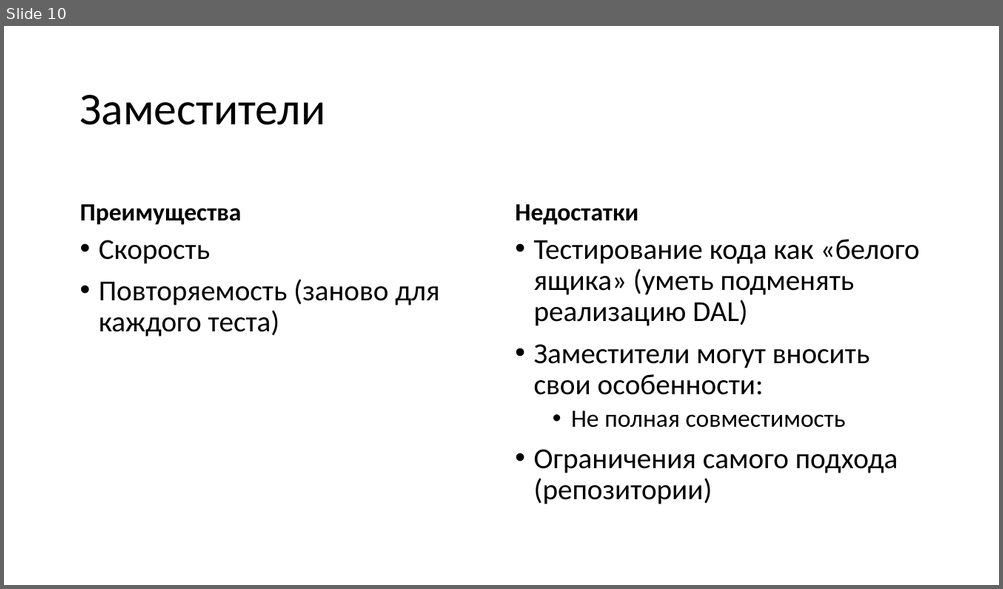
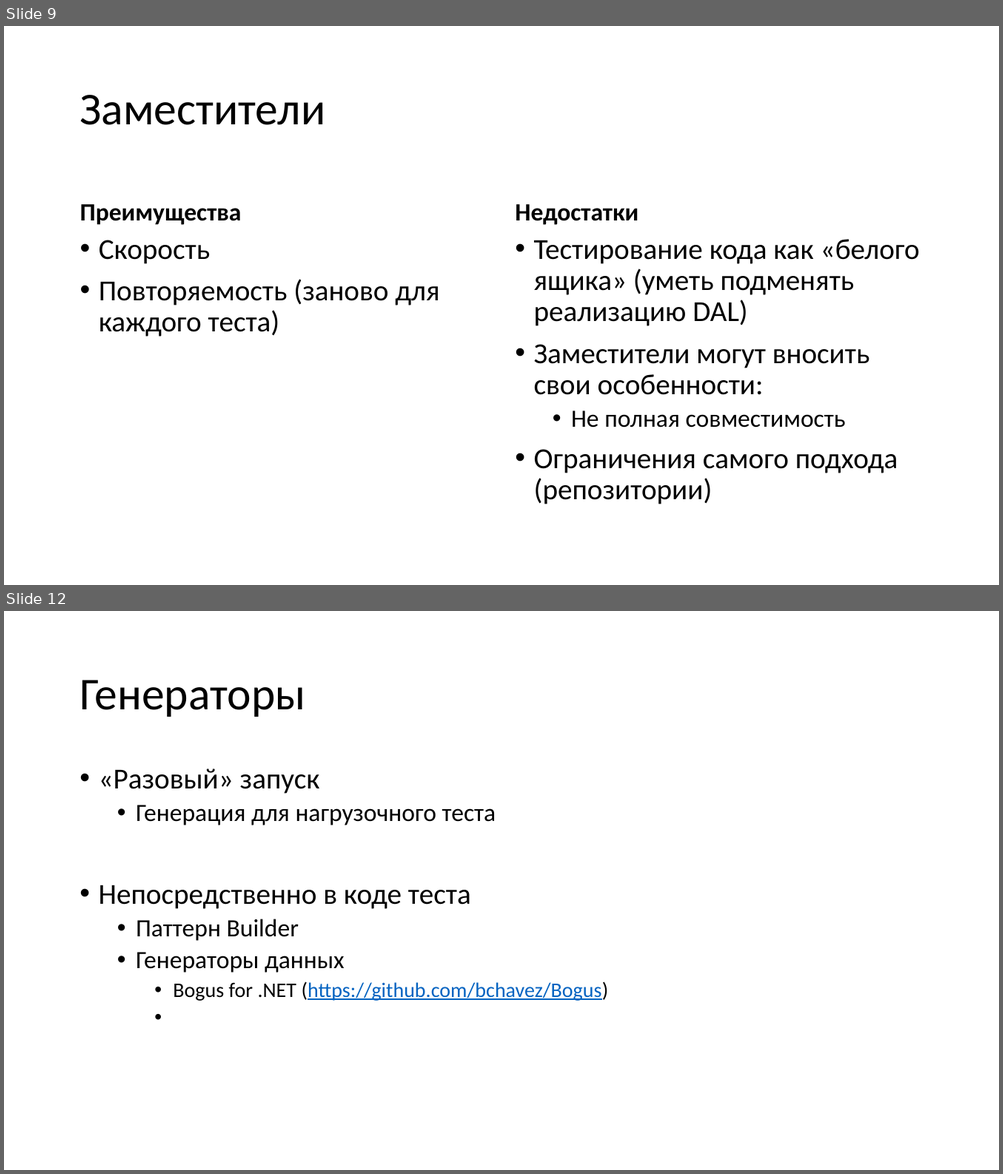
Before and after one commit to MihailRomanov/DevTools_Course, a slide deck: Lections/04_Integration_tests.pptx. Shown one above the other, each under a label of ours: slide 10 before the commit, slides 9 and 12 after it; the slides between them are not shown. The pictures are 1003x589 and 1003x1174 pixels, drawn with LibreOffice and Linux fonts; fonts in the diff are those of the drawing. Boxes give left, top, right and bottom in pixels: in the first picture for what was removed or moved away, otherwise in the second. Text is boxed around its words. In the diff, an @@ line names an element or a change of style, - is before the commit and + after.

```diff
--- a/Lections/04_Integration_tests.pptx
+++ b/Lections/04_Integration_tests.pptx
@@ slide 12 added at (x1=4, y1=611, x2=999, y2=1170), background #FFFFFF @@
@@ title added at (x1=79, y1=680, x2=305, y2=717), 44 pt, text #000000 @@
+Генераторы
@@ text added at (x1=99, y1=769, x2=609, y2=1001), 24 pt, text #000000 @@
+• «Разовый» запуск
+  • Генерация для нагрузочного теста
+• Непосредственно в коде теста
+  • Паттерн Builder
+  • Генераторы данных
+    • Bogus for .NET (https://github.com/bchavez/Bogus)
@@ what was slide 10 is now slide 9 @@
```
Also in this commit, not shown: 5 slides changed, 4 other slides added, 5 other files.
